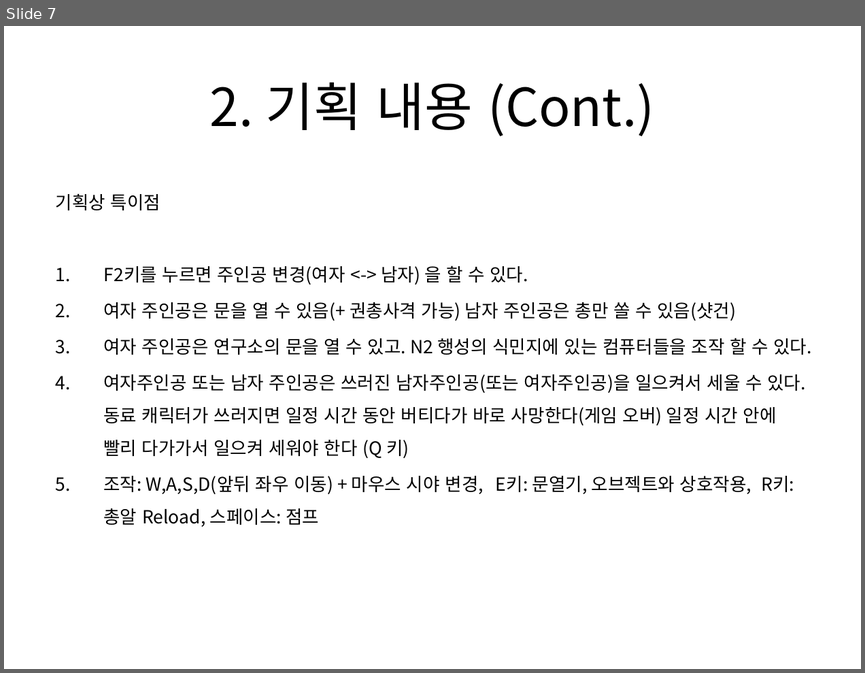
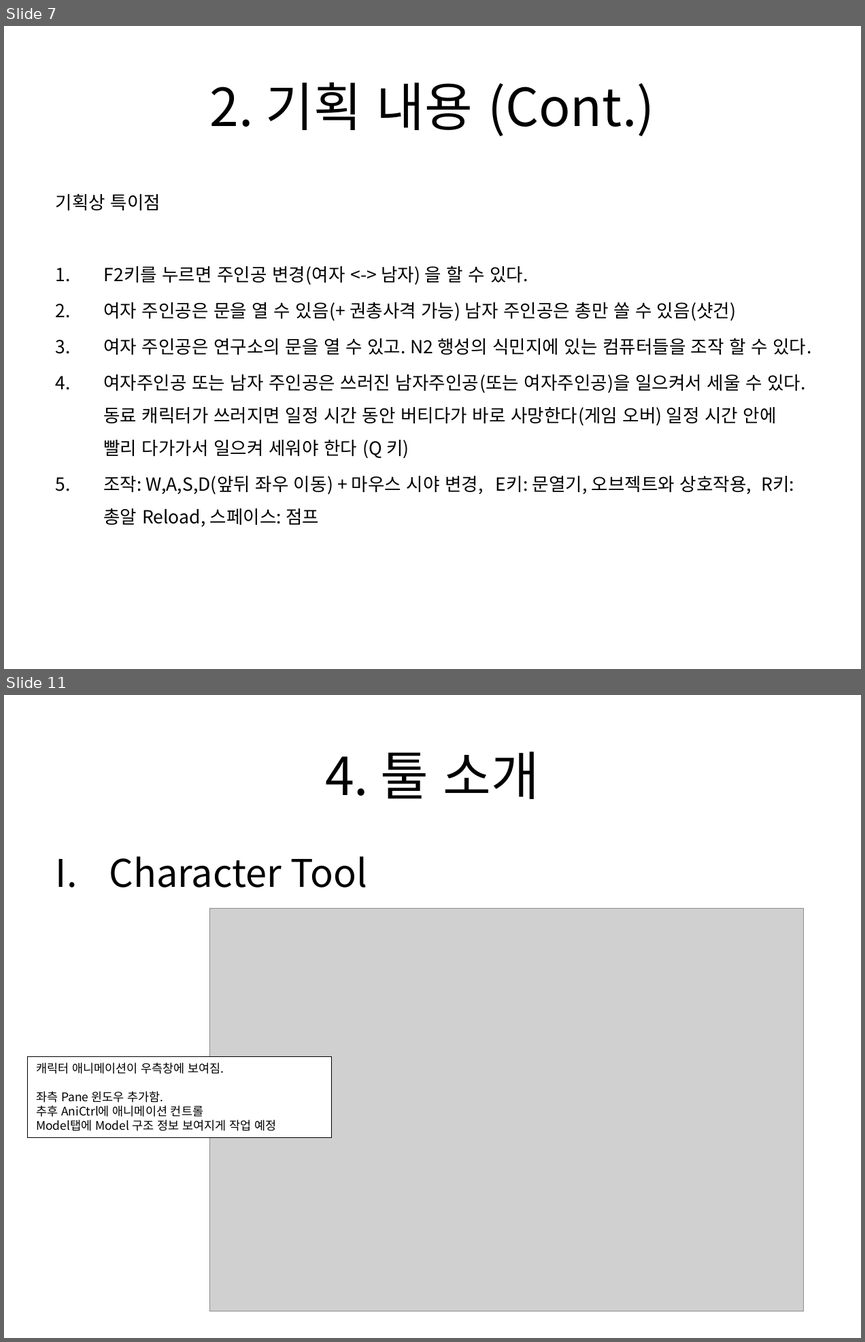
Before and after one commit to TomLeeLive/enpgame, a slide deck: doc/_pt_doc/N2_Team_1st_PT_20161024.pptx. Shown one above the other, each under a label of ours: slide 7 before the commit, slides 7 and 11 after it; the slides between them are not shown. The pictures are 865x673 and 865x1342 pixels, drawn with LibreOffice and Linux fonts; fonts in the diff are those of the drawing; grey boxes stand for pictures; background and template pictures are left out. Boxes give left, top, right and bottom in pixels: in the first picture for what was removed or moved away, otherwise in the second. Text is boxed around its words. In the diff, an @@ line names an element or a change of style, - is before the commit and + after.

```diff
--- a/doc/_pt_doc/N2_Team_1st_PT_20161024.pptx
+++ b/doc/_pt_doc/N2_Team_1st_PT_20161024.pptx
@@ slide 11 added at (4,695,861,1338), background picture (left out); not listed: 1 template element that a slide beside it also shows @@
@@ title added at (325,751,540,799), 44 pt, text #000000 @@
+4. 툴 소개
@@ text added at (109,856,367,887), 32 pt, text #000000 @@
+I. Character Tool
@@ picture added at (209,909,804,1310) @@
@@ rectangle added at (28,1057,331,1137), fill #FFFFFF, outline #000000 0.75 pt, 10 pt, text #000000 @@
+캐릭터 애니메이션이 우측창에 보여짐.
+좌측 Pane 윈도우 추가함.
+추후 AniCtrl에 애니메이션 컨트롤
+Model탭에 Model 구조 정보 보여지게 작업 예정
```
Also in this commit, not shown: 2 slides changed, 6 other slides added.
